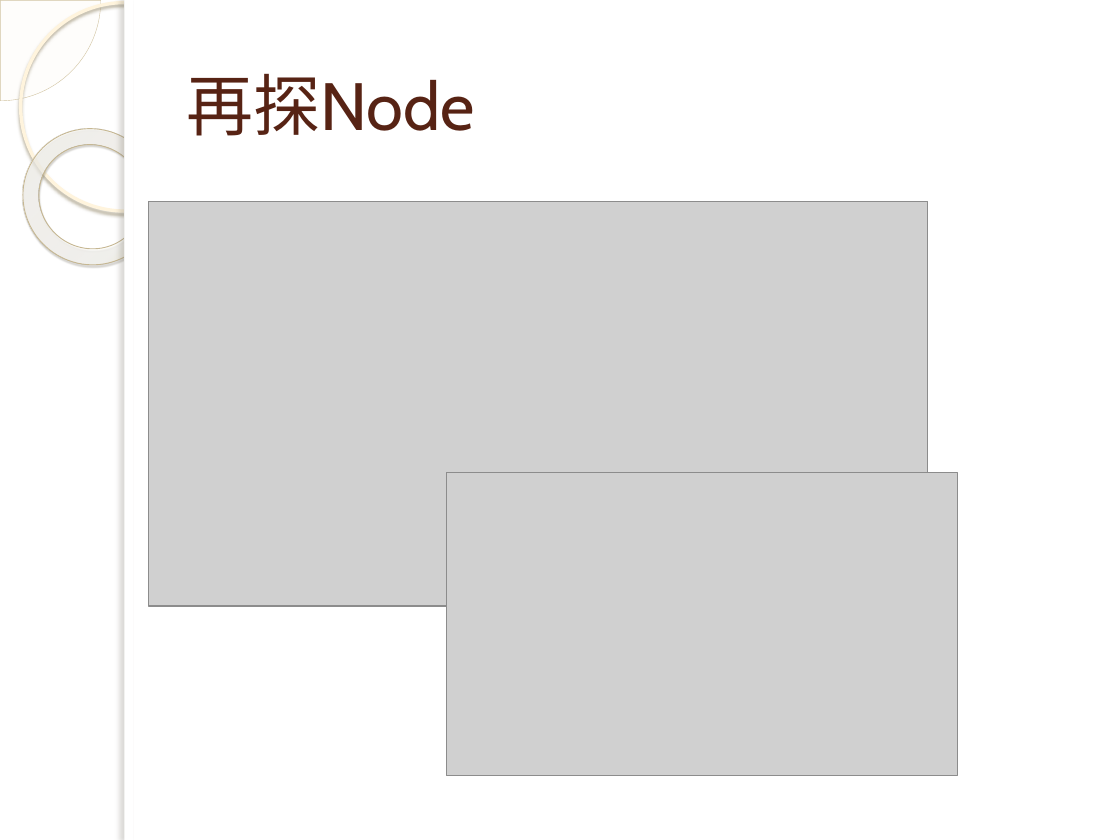
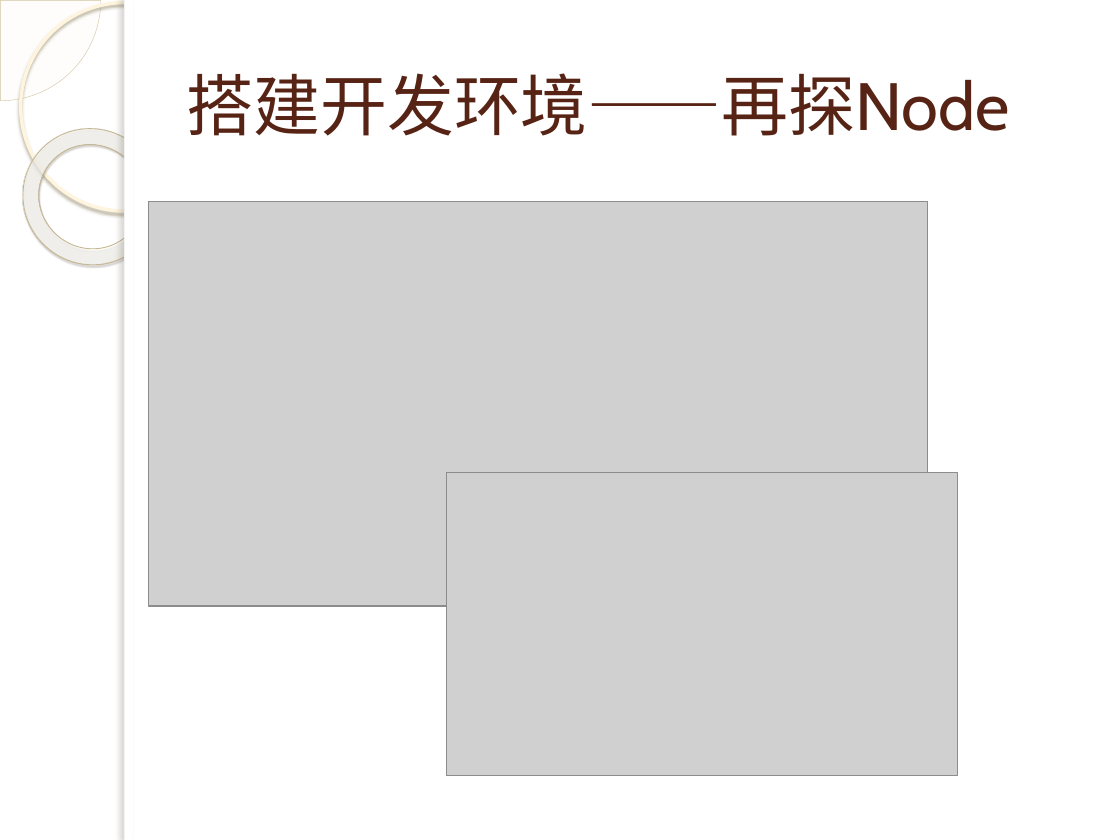
Before and after one commit to q315506754/algorithem, a slide deck: slide 24 of ps/js/演示文稿.pptx (slide 23 before the commit). Drawn at 1120x840 pixels with LibreOffice and Linux fonts; fonts in the diff are those of the drawing; grey boxes stand for pictures; background and template pictures are left out. Boxes give left, top, right and bottom in pixels: in the first picture for what was removed or moved away, otherwise in the second. Text is boxed around its words. In the diff, an @@ line names an element or a change of style, - is before the commit and + after.

```diff
--- a/ps/js/演示文稿.pptx
+++ b/ps/js/演示文稿.pptx
@@ title at <box>187,73,1009,136</box>: text changed @@
-再探Node
+搭建开发环境——再探Node
```
Also in this commit, not shown: 5 other slides changed, 11 slides added, 1 slide removed.
